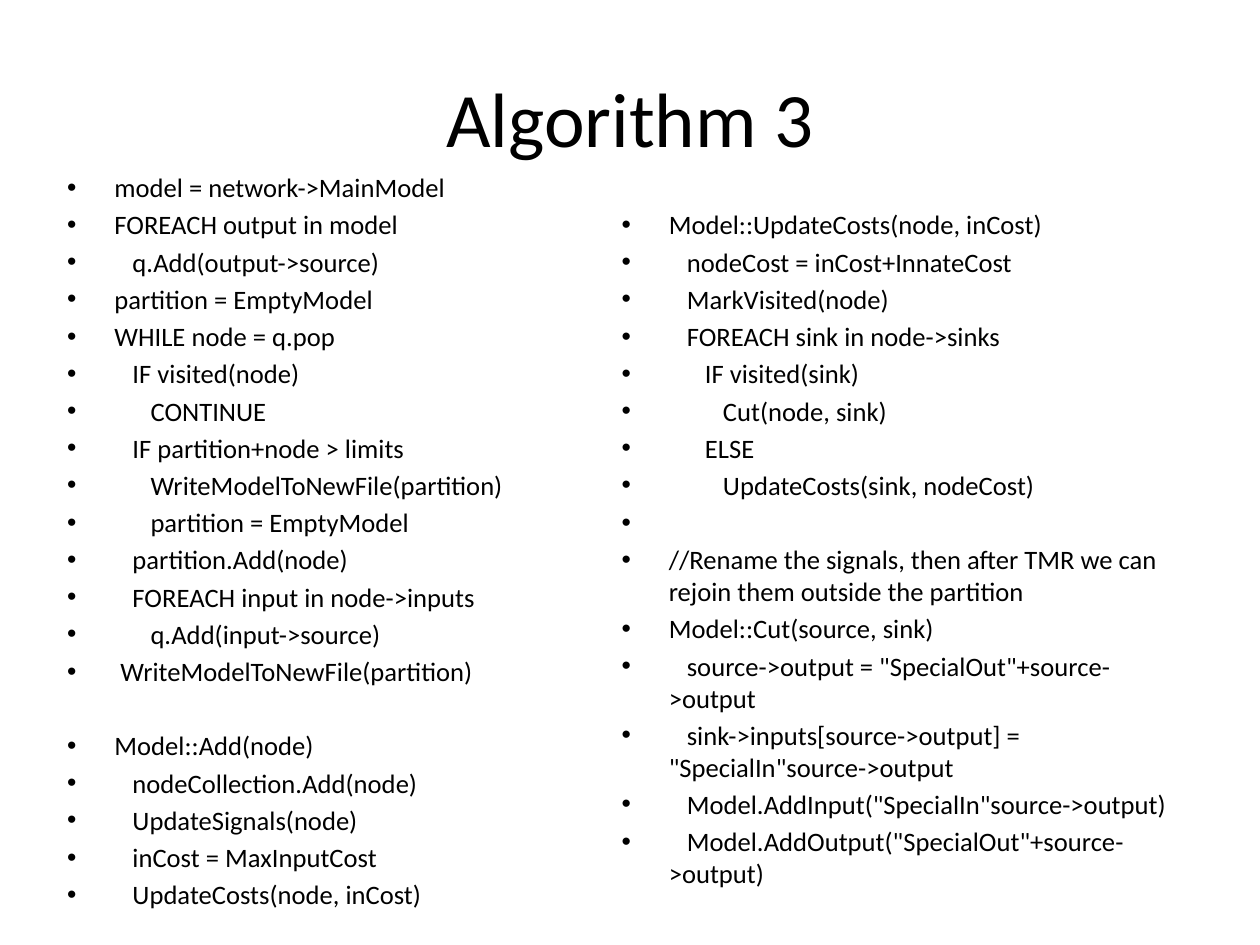
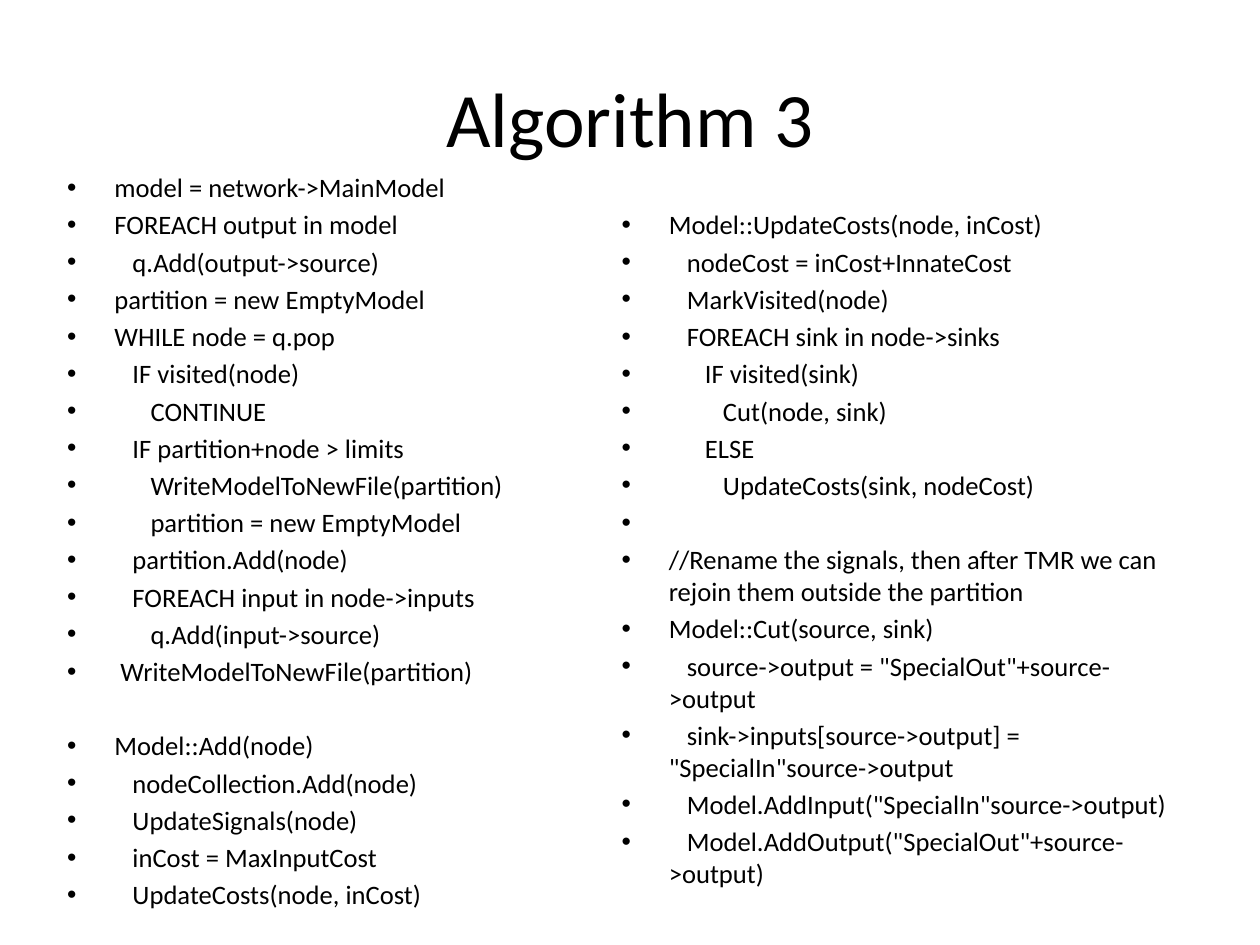
Before and after one commit to Jemima/ths, a slide deck: slide 10 of Partitioning Algorithm and Initial Results.pptx (slide 6 before the commit). Drawn at 1260x945 pixels with LibreOffice and Linux fonts; fonts in the diff are those of the drawing. Boxes give left, top, right and bottom in pixels: in the first picture for what was removed or moved away, otherwise in the second. Text is boxed around its words. In the diff, an @@ line names an element or a change of style, - is before the commit and + after.

```diff
--- a/Partitioning Algorithm and Initial Results.pptx
+++ b/Partitioning Algorithm and Initial Results.pptx
@@ text at <box>114,290,425,314</box>: text changed @@
-• partition = EmptyModel
+• partition = new EmptyModel
@@ text at <box>151,513,461,537</box>: text changed @@
-• partition = EmptyModel
+• partition = new EmptyModel
```
Also in this commit, not shown: 4 slides added, 12 other files.
